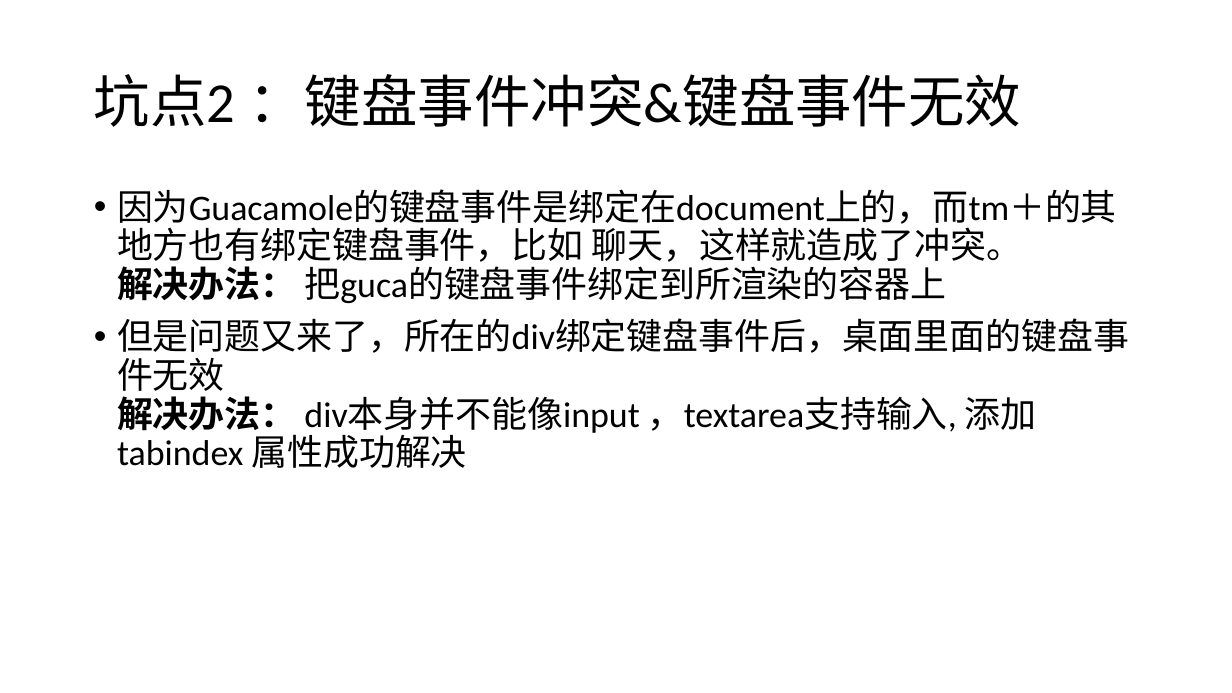
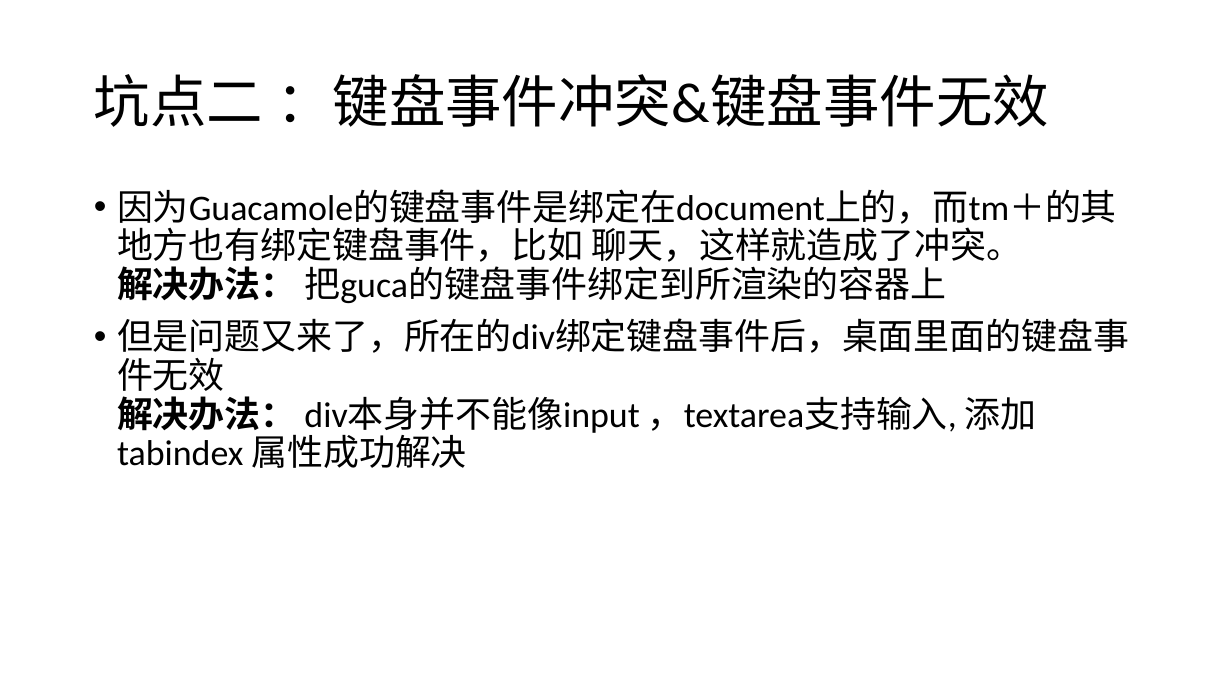
Before and after one commit to caojian123/ppt, a slide deck: slide 15 of guacamole 介绍.pptx. Drawn at 1232x693 pixels with LibreOffice and Linux fonts; fonts in the diff are those of the drawing. Boxes give left, top, right and bottom in pixels: in the first picture for what was removed or moved away, otherwise in the second. Text is boxed around its words. In the diff, an @@ line names an element or a change of style, - is before the commit and + after.

```diff
--- a/guacamole 介绍.pptx
+++ b/guacamole 介绍.pptx
@@ title at box(94, 74, 1049, 127): text changed @@
-坑点2 ：键盘事件冲突&键盘事件无效
+坑点二 ：键盘事件冲突&键盘事件无效
```
Also in this commit, not shown: 2 other slides changed, 3 slides added.
